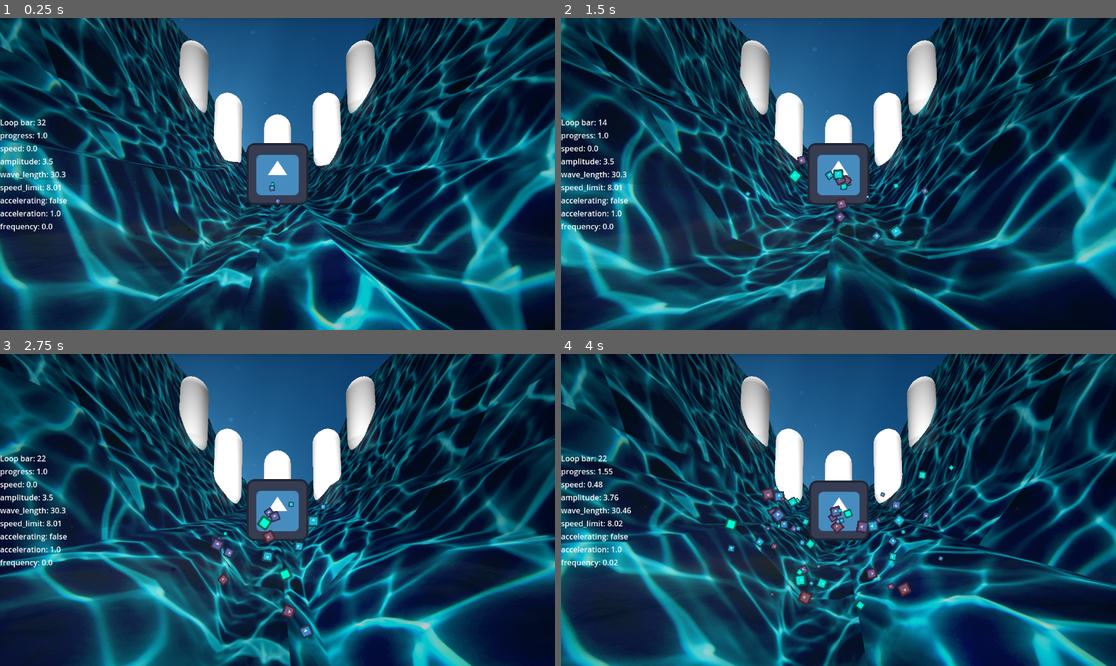
Above: before the commit, frames 1-4 (two rows, left to right).
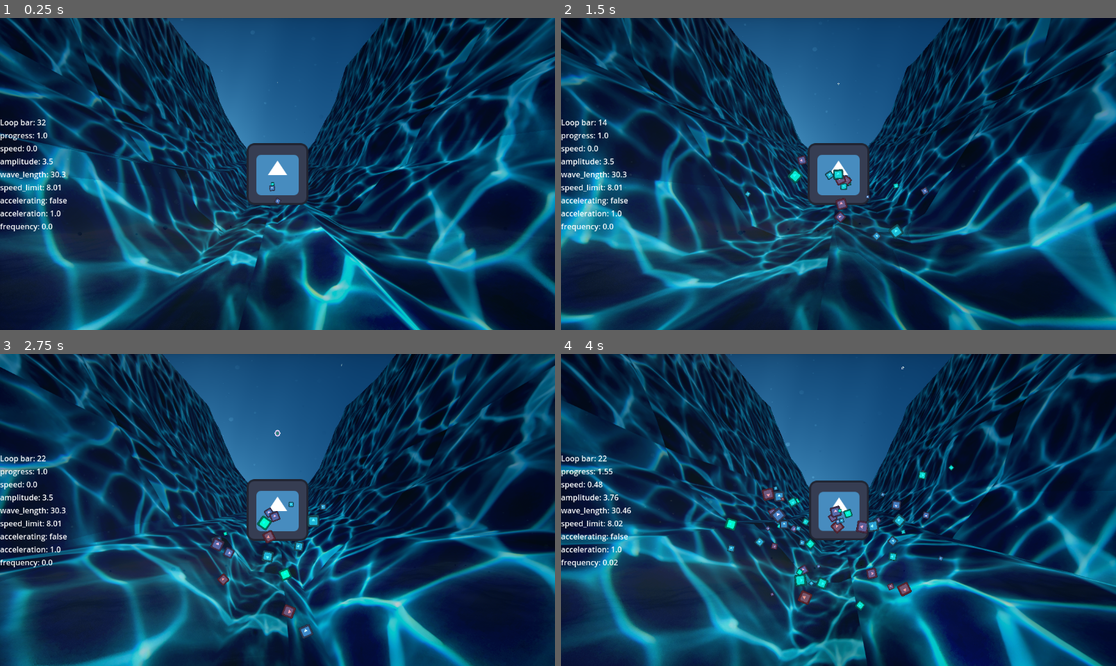
Above: after the commit, the same moments.

Repository: mabanana/waves
Game: Godot game, scene res://wave_scroller.tscn
Same seed, same stepped clock (60 frames per second), same inputs: the game is played once before the commit and once after it. The engine's default icon, where the game draws it, is replaced by a stand-in: a white triangle on a blue panel in a dark square. Sound files missing from this copy of the repository are replaced by a short silence.
Inputs:
- Up to frame 1 (0.25 s): no input
- Up to frame 2 (1.5 s): hold Right (ui_right) 0.53-1.28 s
- Up to frame 3 (2.75 s): hold Right (ui_right) from 2.03 s (still down)
- Up to frame 4 (4 s): release Right (ui_right) at 2.78 s; hold W (accelerate) 2.78-3.53 s

The runs differ from the first frame. In frame 1, 61% of the frame differs, in the area x 0-100%, y 0-100%; in frame 2, 59%; in frame 3, 58%; in frame 4, 59%.

Commit message:
Add enemy spawning

Diff:
--- a/enemy.gd
+++ b/enemy.gd
@@ -23,7 +23,7 @@
 	for i in range(len(balls)):
 		balls[i] = balls[i].rotated(rotate, ang_speed)
 		new_radi.append(radi[i] * sin(Time.get_ticks_msec() / 1000))
-	print(balls)
+	#print(balls)
 	material.set_shader_parameter("ball_pos", PackedVector3Array(balls))
 	material.set_shader_parameter("radi", radi)
 	pass
--- a/enemy_spawner.gd
+++ b/enemy_spawner.gd
@@ -1,13 +1,37 @@
 extends Node
 class_name EnemySpawner
 
-@export var wave_scene: Node3D
+@onready var enemy_mesh := preload("res://enemy.tscn")
 
-# Called when the node enters the scene tree for the first time.
+@export var main: Main
+@export var wave_scene: WaveScene
+var markers: Array[Marker3D]
+var camera: Camera3D
+
+var stop = false
+var tween_duration := 4.0
+var spawn_interval := 2.0
+
 func _ready():
-	pass # Replace with function body.
+	markers = wave_scene.markers
+	camera = wave_scene.camera
+	spawn_enemy()
+
+func spawn_enemy():
+	if stop: return
 
 
-# Called every frame. 'delta' is the elapsed time since the previous frame.
-func _process(delta):
-	pass
+	var marker_index = randi_range(0, len(markers) - 1)
+	print(marker_index)
+	var marker = markers[marker_index]
+	var marker_offset = marker.position - markers[2].position
+	var new_enemy := enemy_mesh.instantiate()
+	new_enemy.position = marker.position + Vector3.UP * 40
+	wave_scene.add_child(new_enemy)
+	var tween := get_tree().create_tween()
+	tween.set_trans(Tween.TRANS_QUAD)
+	var duration = clamp(tween_duration - main.speed / 10.0, 0.2, tween_duration)
+	tween.tween_property(new_enemy, "position", camera.position + Vector3.DOWN*2, duration)
+	tween.finished.connect(new_enemy.free)
+	await get_tree().create_timer(spawn_interval).timeout
+	spawn_enemy()
--- a/wave_scene.tscn
+++ b/wave_scene.tscn
@@ -49,7 +49,7 @@
 
 [node name="Camera3D" type="Camera3D" parent="."]
 transform = Transform3D(-4.37114e-08, -0.0941083, -0.995562, 0, 0.995562, -0.0941083, 1, -4.11361e-09, -4.35174e-08, 0, 7.84654, 0)
-fov = 89.147
+fov = 101.0
 far = 94.06
 
 [node name="OmniLight3D" type="OmniLight3D" parent="Camera3D"]
@@ -63,33 +63,42 @@
 
 [node name="DirectionalLight3D" type="DirectionalLight3D" parent="."]
 transform = Transform3D(0.0329963, -0.97339, -0.226767, -0.0931545, -0.228898, 0.968983, -0.995105, -0.0108485, -0.0982284, 0, 19.8482, 0)
+light_color = Color(0.72, 0.738, 0.9, 1)
+light_energy = 0.515
+light_indirect_energy = 1.485
+light_specular = 2.778
 
 [node name="Marker1" type="Marker3D" parent="."]
 transform = Transform3D(1, 0, 0, 0, 1, 0, 0, 0, 1, 62.5529, 53.4964, -35)
+visible = false
 
 [node name="MeshInstance3D" type="MeshInstance3D" parent="Marker1"]
 mesh = SubResource("CapsuleMesh_oujlm")
 
 [node name="Marker2" type="Marker3D" parent="."]
 transform = Transform3D(1, 0, 0, 0, 1, 0, 0, 0, 1, 62.5534, 30.9269, -20)
+visible = false
 
 [node name="MeshInstance3D" type="MeshInstance3D" parent="Marker2"]
 mesh = SubResource("CapsuleMesh_oujlm")
 
 [node name="Marker3" type="Marker3D" parent="."]
 transform = Transform3D(1, 0, 0, 0, 1, 0, 0, 0, 1, 62.5529, 21.9083, 0)
+visible = false
 
 [node name="MeshInstance3D" type="MeshInstance3D" parent="Marker3"]
 mesh = SubResource("CapsuleMesh_oujlm")
 
 [node name="Marker4" type="Marker3D" parent="."]
 transform = Transform3D(1, 0, 0, 0, 1, 0, 0, 0, 1, 62.5534, 30.9269, 20)
+visible = false
 
 [node name="MeshInstance3D" type="MeshInstance3D" parent="Marker4"]
 mesh = SubResource("CapsuleMesh_oujlm")
 
 [node name="Marker5" type="Marker3D" parent="."]
 transform = Transform3D(1, 0, 0, 0, 1, 0, 0, 0, 1, 62.5529, 53.4964, 35)
+visible = false
 
 [node name="MeshInstance3D" type="MeshInstance3D" parent="Marker5"]
 mesh = SubResource("CapsuleMesh_oujlm")
--- a/wave_scroller.gd
+++ b/wave_scroller.gd
@@ -4,7 +4,6 @@
 @export var sprite: Sprite2D
 @export var exhaust_particle: GPUParticles2D
 
-@onready var enemy_mesh := preload("res://enemy.tscn")
 
 const _amplitude = 50.0
 const _wave = 3.0
--- a/wave_scroller.tscn
+++ b/wave_scroller.tscn
@@ -121,6 +121,7 @@
 wave_scene = NodePath("../CanvasLayer/SubViewportContainer/SubViewport/WaveScene")
 music_controller = NodePath("../MusicController")
 
-[node name="EnemySpawner" type="Node" parent="." node_paths=PackedStringArray("wave_scene")]
+[node name="EnemySpawner" type="Node" parent="." node_paths=PackedStringArray("main", "wave_scene")]
 script = ExtResource("8_jrdne")
+main = NodePath("..")
 wave_scene = NodePath("../CanvasLayer/SubViewportContainer/SubViewport/WaveScene")
